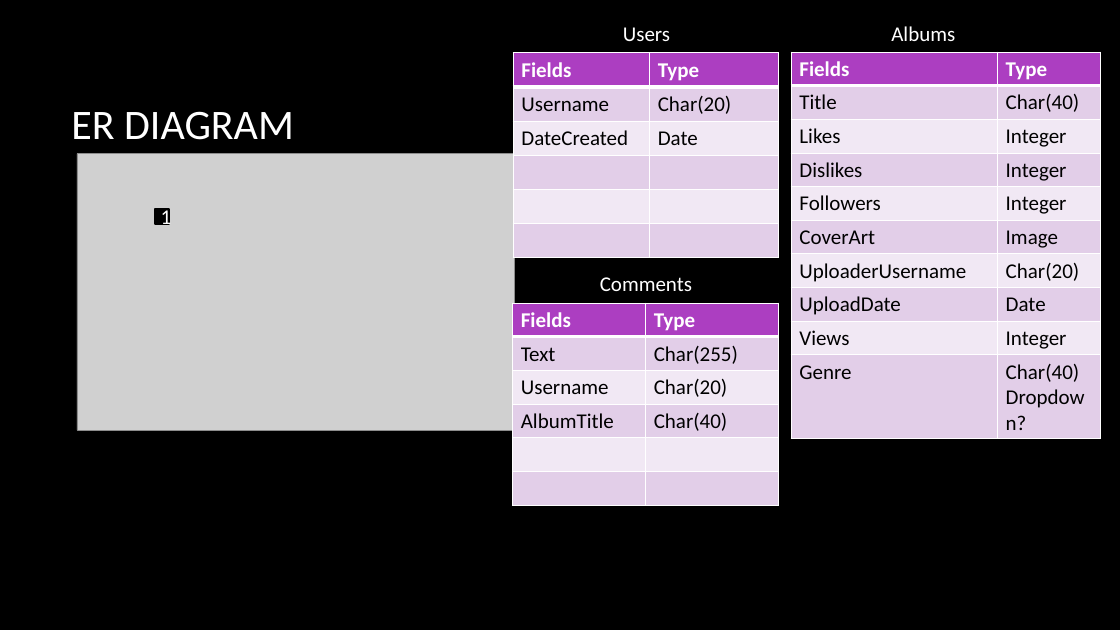
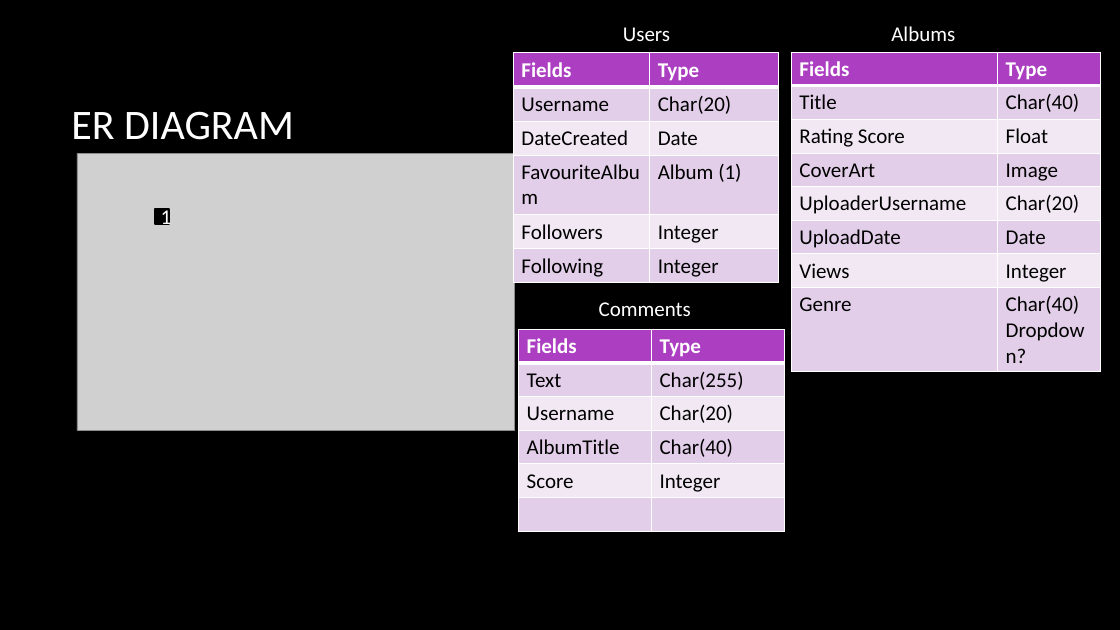
Before and after one commit to MalachyMcGinnity/WAD2GroupProject, a slide deck: slide 12 of WAD2 Group Project Design Spec.pptx (slide 6 before the commit). Drawn at 1120x630 pixels with LibreOffice and Linux fonts; fonts in the diff are those of the drawing; grey boxes stand for pictures; background and template pictures are left out. Boxes give left, top, right and bottom in pixels: in the first picture for what was removed or moved away, otherwise in the second. Text is boxed around its words. In the diff, an @@ line names an element or a change of style, - is before the commit and + after.

```diff
--- a/WAD2 Group Project Design Spec.pptx
+++ b/WAD2 Group Project Design Spec.pptx
@@ table at box(513, 53, 779, 281) @@
-row 4, column 1: 
+row 4, column 1: FavouriteAlbum
-row 4, column 2: 
+row 4, column 2: Album (1)
-row 5, column 1: 
+row 5, column 1: Followers
-row 5, column 2: 
+row 5, column 2: Integer
-row 6, column 1: 
+row 6, column 1: Following
-row 6, column 2: 
+row 6, column 2: Integer
@@ table at box(791, 52, 1101, 371) @@
-row 3: Likes | Integer
-row 4: Dislikes | Integer
-row 5: Followers | Integer
+row 3: Rating Score | Float
@@ text "Comments": place and size @@
-text "Comments" at box(600, 277, 692, 291)
+text "Comments" at box(599, 302, 691, 316)
@@ table at box(518, 329, 784, 531) @@
+row 5: Score | Integer
-row 6:  | 
@@ table: place and size @@
-table at box(513, 303, 778, 505)
+table at box(518, 329, 784, 531)
```
Also in this commit, not shown: 2 other slides changed, 6 slides added.
